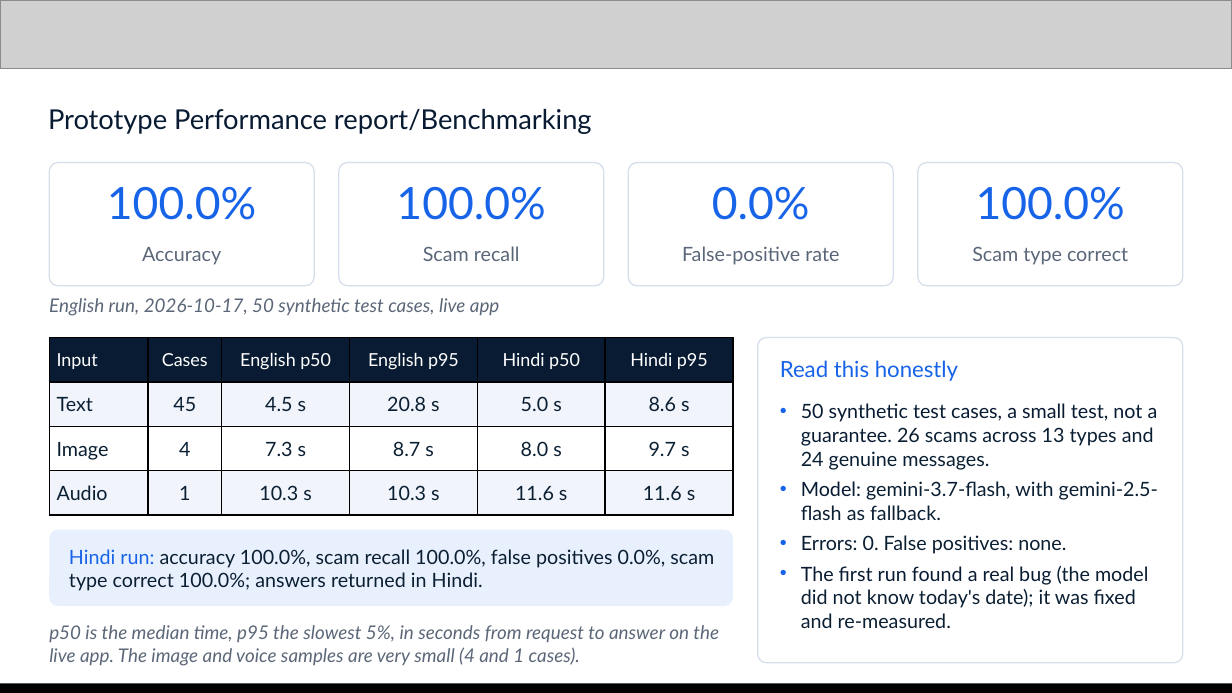
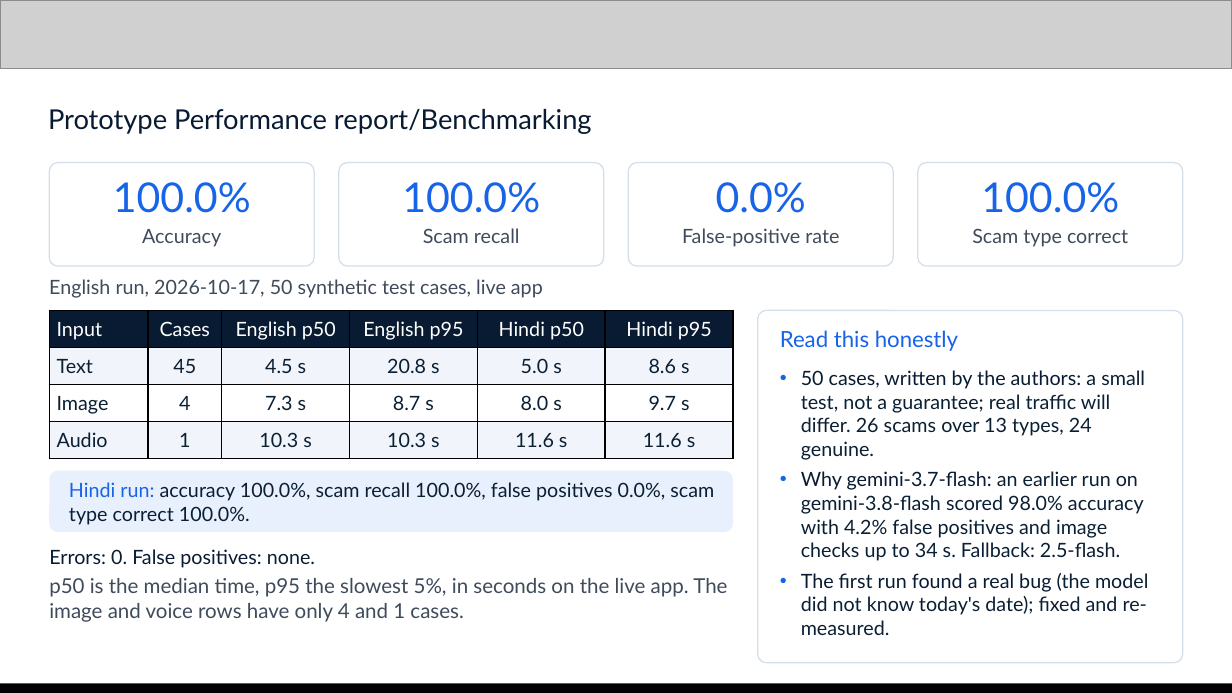
Before and after one commit to Namans12/scam-shield, a slide deck: slide 12 of docs/submission/Scam-Shield-deck.pptx. Drawn at 1232x693 pixels with LibreOffice and Linux fonts; fonts in the diff are those of the drawing; grey boxes stand for pictures. Boxes give left, top, right and bottom in pixels: in the first picture for what was removed or moved away, otherwise in the second. Text is boxed around its words. In the diff, an @@ line names an element or a change of style, - is before the commit and + after.

```diff
--- a/docs/submission/Scam-Shield-deck.pptx
+++ b/docs/submission/Scam-Shield-deck.pptx
@@ rounded rectangle: place and size @@
-rounded rectangle at [49, 163, 314, 286]
+rounded rectangle at [49, 163, 314, 266]
@@ rounded rectangle: place and size @@
-rounded rectangle at [339, 163, 604, 286]
+rounded rectangle at [339, 163, 604, 266]
@@ rounded rectangle: place and size @@
-rounded rectangle at [628, 163, 893, 286]
+rounded rectangle at [628, 163, 893, 266]
@@ size 26 to 24 pt in 4 elements at [113, 182, 251, 213], [402, 182, 540, 213], [716, 182, 806, 213], [981, 182, 1119, 213] @@
@@ rounded rectangle: place and size @@
-rounded rectangle at [918, 163, 1183, 286]
+rounded rectangle at [918, 163, 1183, 266]
@@ 4 texts: place and size @@
-4 texts at [142, 246, 1128, 265]
+4 texts at [142, 228, 1128, 247]
@@ text colour #5B6778 to #3F4B5B in 4 elements at [142, 229, 221, 247], [423, 228, 520, 243], [682, 228, 839, 247], [972, 228, 1128, 247] @@
@@ text "English run, 2026-10-17, 50 synthetic ...": place and size @@
-text "English run, 2026-10-17, 50 synthetic ..." at [49, 298, 500, 316]
+text "English run, 2026-10-17, 50 synthetic ..." at [49, 279, 543, 298]
@@ text "English run, 2026-10-17, 50 synthetic ..." at [49, 279, 543, 298]: size 11 to 11.5 pt, text colour #5B6778 to #3F4B5B, italic off @@
@@ table at [49, 310, 734, 458] @@
@@ size 10.5 to 11.5 pt in "Input", "Cases", "English p50", "English p95" and 2 more places @@
@@ table: place and size @@
-table at [49, 338, 734, 515]
+table at [49, 310, 734, 458]
@@ rounded rectangle: place and size @@
-rounded rectangle at [758, 338, 1183, 663]
+rounded rectangle at [758, 310, 1183, 663]
@@ text "Read this honestly": place and size @@
-text "Read this honestly" at [780, 360, 958, 381]
+text "Read this honestly" at [780, 330, 958, 351]
@@ text at [801, 370, 1148, 635]: text changed @@
-• 50 synthetic test cases, a small test, not a guarantee. 26 scams across 13 types and 24 genuine messages.
-• Model: gemini-3.7-flash, with gemini-2.5-flash as fallback.
-• Errors: 0. False positives: none.
-• The first run found a real bug (the model did not know today's date); it was fixed and re-measured.
+• 50 cases, written by the authors: a small test, not a guarantee; real traffic will differ. 26 scams over 13 types, 24 genuine.
+• Why gemini-3.7-flash: an earlier run on gemini-3.8-flash scored 98.0% accuracy with 4.2% false positives and image checks up to 34 s. Fallback: 2.5-flash.
+• The first run found a real bug (the model did not know today's date); fixed and re-measured.
@@ proportions changed in 6 elements at [49, 163, 314, 266], [339, 163, 604, 266], [628, 163, 893, 266], [918, 163, 1183, 266], [758, 310, 1183, 663], [49, 471, 733, 532] @@
@@ rounded rectangle: place and size @@
-rounded rectangle at [49, 530, 733, 606]
+rounded rectangle at [49, 471, 733, 532]
@@ text at [69, 482, 714, 525]: text changed @@
-Hindi run: accuracy 100.0%, scam recall 100.0%, false positives 0.0%, scam type correct 100.0%; answers returned in Hindi.
+Hindi run: accuracy 100.0%, scam recall 100.0%, false positives 0.0%, scam type correct 100.0%.
@@ text at [49, 549, 727, 622]: text changed; size 11 to 12 pt; text colour #5B6778 to #3F4B5B; italic off @@
-p50 is the median time, p95 the slowest 5%, in seconds from request to answer on the live app. The image and voice samples are very small (4 and 1 cases).
+Errors: 0. False positives: none.
+p50 is the median time, p95 the slowest 5%, in seconds on the live app. The image and voice rows have only 4 and 1 cases.
```
Also in this commit, not shown: 12 other slides changed, 2 other files.
